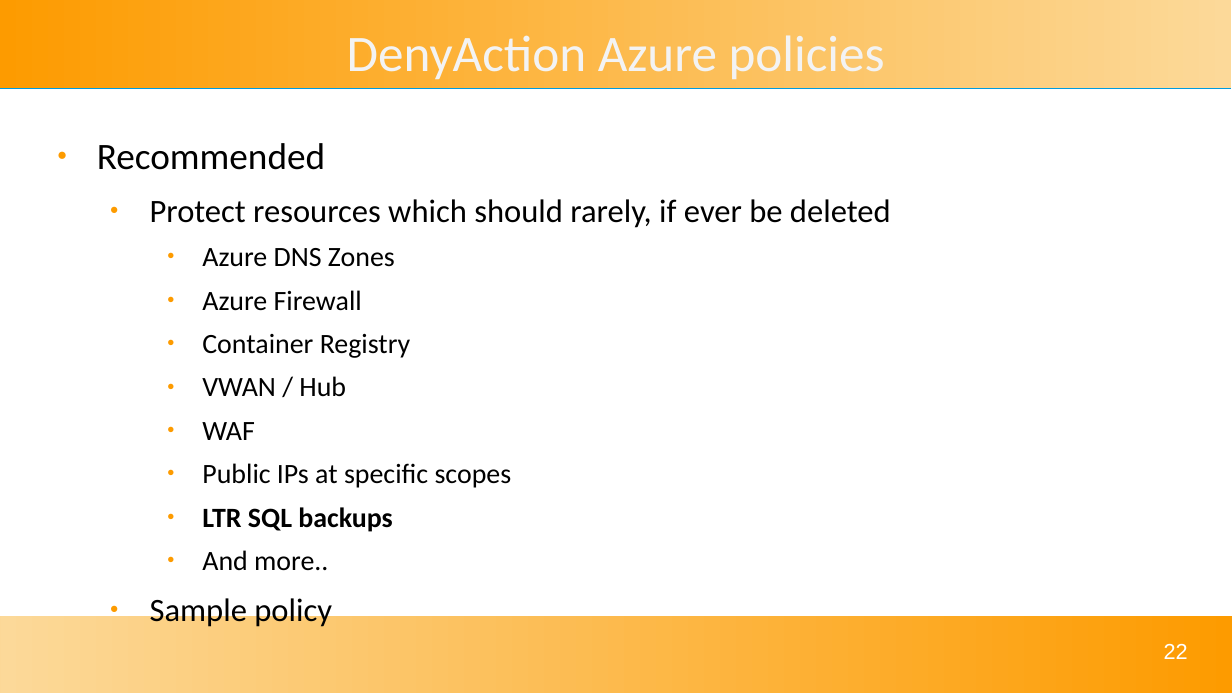
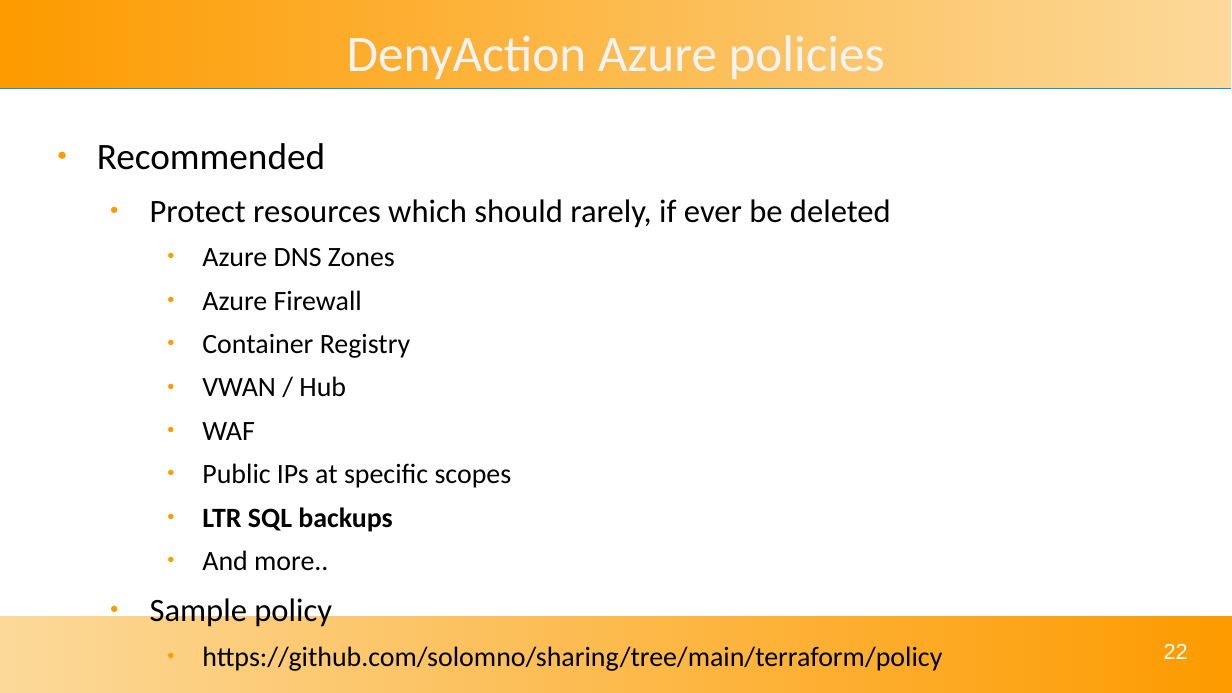
Before and after one commit to solomson/solom.tech, a slide deck: slide 22 of assets/talks/reducing-azure-risk.odp. Drawn at 1232x693 pixels with LibreOffice and Linux fonts; fonts in the diff are those of the drawing. Boxes give left, top, right and bottom in pixels: in the first picture for what was removed or moved away, otherwise in the second. Text is boxed around its words. In the diff, an @@ line names an element or a change of style, - is before the commit and + after.

Commit message:
Update presentation

```diff
--- a/assets/talks/reducing-azure-risk.odp
+++ b/assets/talks/reducing-azure-risk.odp
@@ text at box(202, 643, 942, 673): paragraph added @@
+    ● https://github.com/solomno/sharing/tree/main/terraform/policy
```
Also in this commit, not shown: 1 other slide changed, 2 other files.
